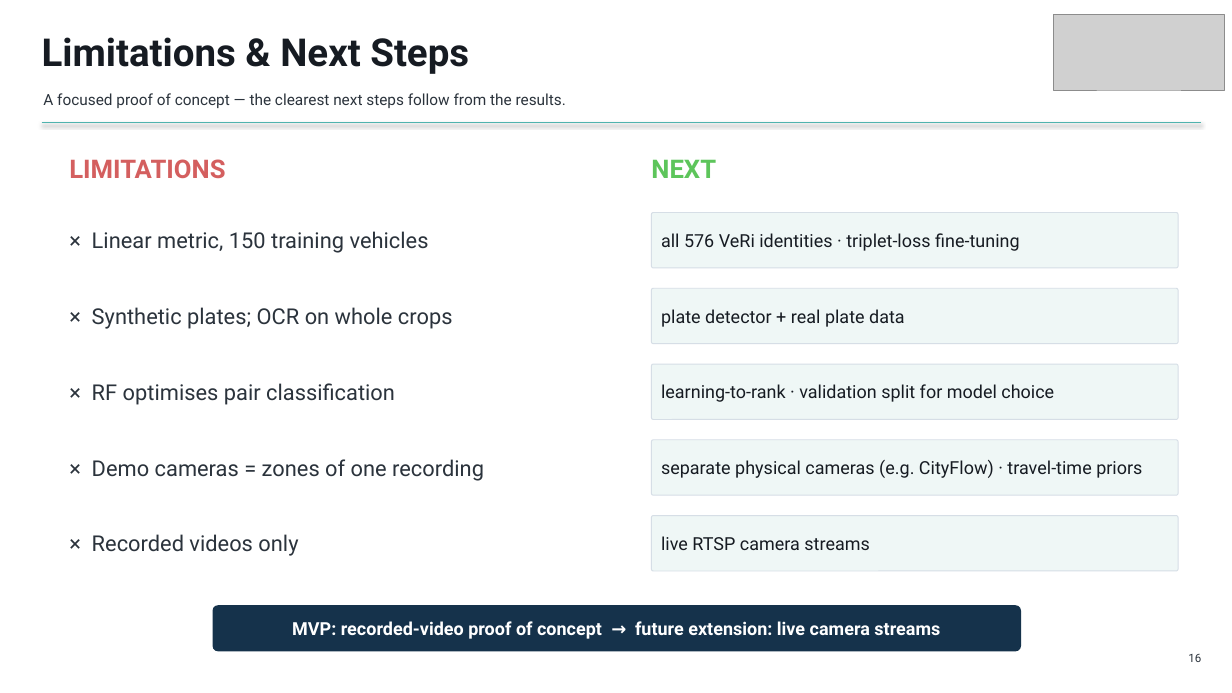
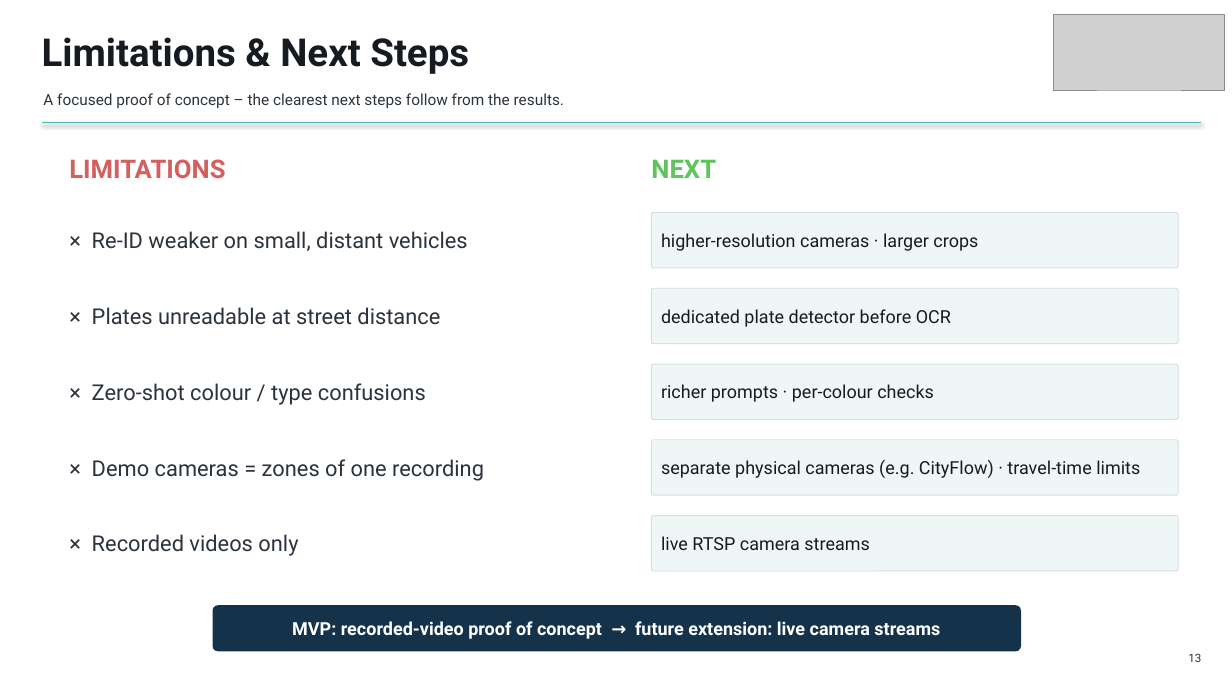
Before and after one commit to GurneetKB/V-Trace, a slide deck: slide 13 of deliverables/V-Trace_Final_Presentation.pptx (slide 16 before the commit). Drawn at 1232x693 pixels with LibreOffice and Linux fonts; fonts in the diff are those of the drawing; grey boxes stand for pictures. Boxes give left, top, right and bottom in pixels: in the first picture for what was removed or moved away, otherwise in the second. Text is boxed around its words. In the diff, an @@ line names an element or a change of style, - is before the commit and + after.

```diff
--- a/deliverables/V-Trace_Final_Presentation.pptx
+++ b/deliverables/V-Trace_Final_Presentation.pptx
@@ text at (43,93,564,108): text changed @@
-A focused proof of concept — the clearest next steps follow from the results.
+A focused proof of concept – the clearest next steps follow from the results.
@@ text at (92,231,468,251): text changed @@
-× Linear metric, 150 training vehicles
+× Re-ID weaker on small, distant vehicles
@@ text in rounded rectangle at (661,233,978,251): text changed @@
-all 576 VeRi identities · triplet-loss fine-tuning
+higher-resolution cameras · larger crops
@@ text at (92,307,440,325): text changed @@
-× Synthetic plates; OCR on whole crops
+× Plates unreadable at street distance
@@ text in rounded rectangle at (661,309,951,327): text changed @@
-plate detector + real plate data
+dedicated plate detector before OCR
@@ text at (92,383,426,405): text changed @@
-× RF optimises pair classification
+× Zero-shot colour / type confusions
@@ text in rounded rectangle at (661,384,934,402): text changed @@
-learning-to-rank · validation split for model choice
+richer prompts · per-colour checks
@@ text in rounded rectangle at (661,460,1140,478): text changed @@
-separate physical cameras (e.g. CityFlow) · travel-time priors
+separate physical cameras (e.g. CityFlow) · travel-time limits
@@ text at (1188,653,1201,662): text changed @@
-16
+13
```
Also in this commit, not shown: 7 other slides changed, 6 slides added, 9 slides removed, 10 other files.
